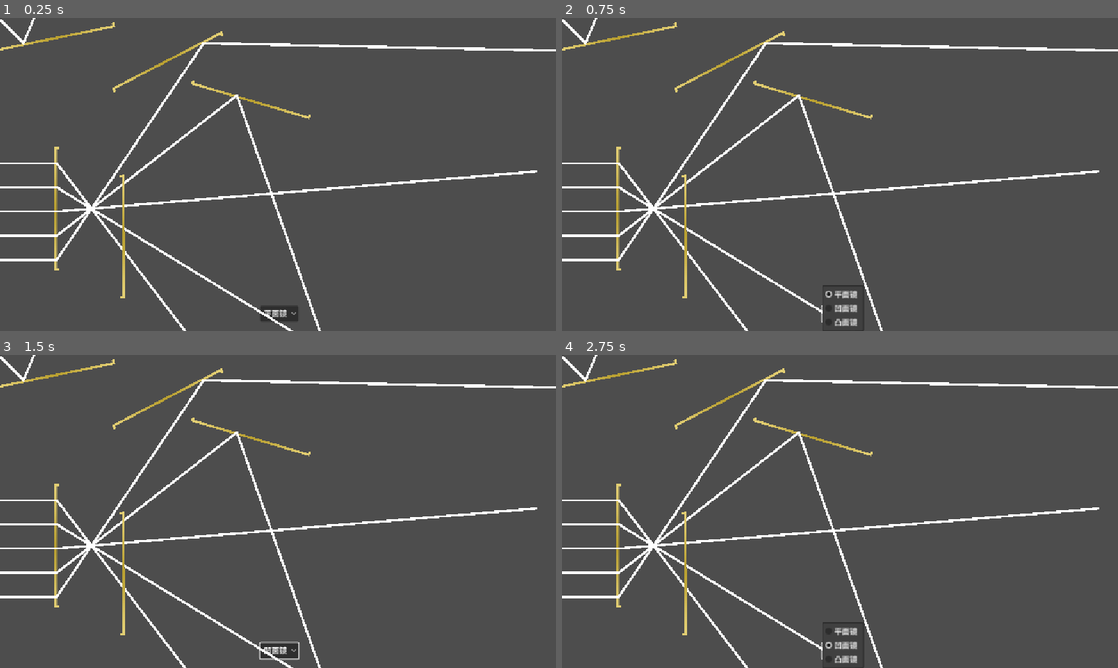
Above: before the commit, frames 1-4 (two rows, left to right).
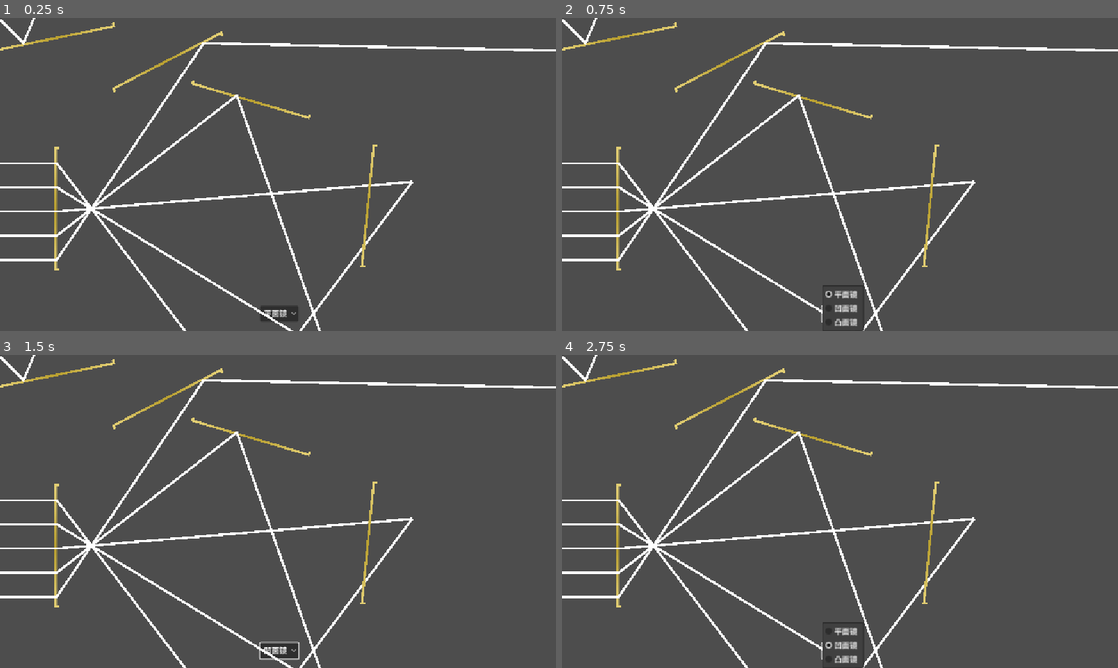
Above: after the commit, the same moments.

Repository: ChickenPige0n/re-flection
Game: Godot game, scene res://scenes/main_game.tscn
The game is run twice, just before and just after one commit, with the same random seed, the same clock (stepped at 60 frames per second) and the same inputs.
Inputs:
- Up to frame 1 (0.25 s): no input
- Up to frame 2 (0.75 s): click "平面镜" at 0.5 s
- Up to frame 3 (1.5 s): click "平面镜" at 1.25 s
- Up to frame 4 (2.75 s): click "凹面镜" at 2 s

The runs differ from the first frame. In frame 1, 0.8% of the frame differs, in the area x 21-97%, y 40-100%; in frame 2, 0.8%; in frame 3, 0.8%; in frame 4, 0.8%.

Commit message:
fix: ball mirror not working correctly

Diff:
--- a/scenes/main_game.tscn
+++ b/scenes/main_game.tscn
@@ -61,14 +61,14 @@
 starting_pos = Vector2(0, 350)
 
 [node name="Light4" type="Line2D" parent="."]
-points = PackedVector2Array(0, 400, 117, 400, 1113.54, 316.887)
+points = PackedVector2Array(0, 400, 117, 400, 853.33, 338.589, 253.31, 1138.57)
 width = 5.0
 script = ExtResource("1_72e8q")
 direction = Vector2(1, 0)
 starting_pos = Vector2(0, 400)
 
 [node name="Light2" type="Line2D" parent="."]
-points = PackedVector2Array(0, 300, 117, 300, 203.667, 413.253, 254.407, 137.853, 1161.45, 558.886)
+points = PackedVector2Array(0, 300, 117, 300, 724.724, 1094.15)
 width = 5.0
 script = ExtResource("1_72e8q")
 direction = Vector2(1, 0)
@@ -90,10 +90,9 @@
 
 [node name="Mirror4" type="Sprite2D" parent="."]
 texture_filter = 1
-position = Vector2(253, 452)
-rotation = -1.57452
+position = Vector2(764, 388)
+rotation = 14.2347
 texture = ExtResource("2_0rdsr")
 script = ExtResource("6_ygxny")
-radius = 40.0
-show_radius = null
-radius_color = null
+radius = -102.085
+radius_color = Color(0.658734, 0.367231, 0.597315, 1)
--- a/scripts/face_mirror.gd
+++ b/scripts/face_mirror.gd
@@ -4,105 +4,134 @@
 
 # 曲率半径：正值表示凸面镜，负值表示凹面镜
 @export var radius: float = 128.0:
-    set(value):
-        radius = value
-        queue_redraw()  # 当半径改变时重绘
+	set(value):
+		radius = value
+		queue_redraw()  # 当半径改变时重绘
 
 @export var show_radius: bool = true:
-    set(value):
-        show_radius = value
-        queue_redraw()  # 当显示设置改变时重绘
+	set(value):
+		show_radius = value
+		queue_redraw()  # 当显示设置改变时重绘
 
 # 添加颜色自定义选项
 @export var radius_color: Color = Color(0.2, 0.8, 1.0, 0.4)
 
 # 当工具激活或值改变时调用此函数来刷新显示
 func _process(_delta):
-    if Engine.is_editor_hint():
-        queue_redraw()
+	if Engine.is_editor_hint():
+		queue_redraw()
 
 # 绘制函数，用于可视化曲率半径
 func _draw():
-    if not Engine.is_editor_hint() or not show_radius:
-        return
+	if not Engine.is_editor_hint() or not show_radius:
+		return
 
-    # 圆心就是position，所以偏移为零向量
-    draw_arc(Vector2.ZERO, abs(radius), 0, 2 * PI, 64, radius_color)
+	# 圆心就是position，所以偏移为零向量
+	draw_arc(Vector2.ZERO, abs(radius), 0, PI if radius > 0 else -PI, 64, radius_color)
 
 # 覆写获取交点的方法，计算光线与曲面镜的交点
 func get_intersection(starting_pos: Vector2, direction: Vector2) -> Vector2:
-    var mirror_dir = get_direction_xy()
-    # 圆心就是position
-    var circle_center = position
+	var mirror_dir = get_direction_xy()
+	# 圆心就是position
+	var circle_center = position
 
-    # 计算光线与圆的交点
-    var ray_dir = direction.normalized()
-    var a = ray_dir.dot(ray_dir)  # 应该是1，因为是单位向量
-    var b = 2 * ray_dir.dot(starting_pos - circle_center)
-    var c = (starting_pos - circle_center).dot(starting_pos - circle_center) - abs(radius) * abs(radius)
+	# 计算光线与圆的交点
+	var ray_dir = direction.normalized()
+	var a = ray_dir.dot(ray_dir)  # 应该是1，因为是单位向量
+	var b = 2 * ray_dir.dot(starting_pos - circle_center)
+	var c = (starting_pos - circle_center).dot(starting_pos - circle_center) - abs(radius) * abs(radius)
 
-    # 计算判别式
-    var discriminant = b * b - 4 * a * c
-    if discriminant < 0:
-        return Vector2.ZERO
+	# 计算判别式
+	var discriminant = b * b - 4 * a * c
+	if discriminant < 0:
+		return Vector2.ZERO
 
-    # 计算可能的交点
-    var t1 = (-b - sqrt(discriminant)) / (2 * a)
-    var t2 = (-b + sqrt(discriminant)) / (2 * a)
+	# 计算可能的交点
+	var t1 = (-b - sqrt(discriminant)) / (2 * a)
+	var t2 = (-b + sqrt(discriminant)) / (2 * a)
 
-    # 选择有效且最近的交点
-    var t = INF
-    if t1 > 0.001:
-        t = t1
-    if t2 > 0.001 and t2 < t:
-        t = t2
+	# 选择有效的交点
+	var t = INF
+	var normal_dir = mirror_dir.rotated(PI/2)
 
-    if t == INF:
-        return Vector2.ZERO
+	# 检查第一个交点
+	if t1 > 0.001:
+		var point1 = starting_pos + t1 * ray_dir
+		var to_point1 = point1 - circle_center
+		var on_reflection_side1 = false
 
-    # 计算交点坐标
-    var intersection = starting_pos + t * ray_dir
+		if radius > 0:  # 凸面镜
+			on_reflection_side1 = to_point1.dot(normal_dir) > 0
+		else:  # 凹面镜
+			on_reflection_side1 = to_point1.dot(normal_dir) < 0
 
-    # 检查交点是否在镜面的有效范围内
-    # 计算交点在镜面坐标系中的位置
-    var local_pos = intersection - position
-    var along_mirror = local_pos.dot(mirror_dir)
+		if on_reflection_side1:
+			t = t1
 
-    # 检查交点是否在镜面长度范围内
-    if abs(along_mirror) <= length / 2:
-        # 曲面镜的反射面检查 - 只有半圆部分可以反射
-        var normal_dir = mirror_dir.rotated(PI/2)
-        var to_intersection = intersection - circle_center
+	# 检查第二个交点
+	if t2 > 0.001:
+		var point2 = starting_pos + t2 * ray_dir
+		var to_point2 = point2 - circle_center
+		var on_reflection_side2 = false
 
-        # 判断交点是否在反射面的半圆上
-        # 正半圆由镜面方向确定，如果交点与法线方向点积为正，表示在反射面一侧
-        var on_reflection_side = to_intersection.dot(normal_dir) > 0
+		if radius > 0:  # 凸面镜
+			on_reflection_side2 = to_point2.dot(normal_dir) > 0
+		else:  # 凹面镜
+			on_reflection_side2 = to_point2.dot(normal_dir) < 0
 
-        if on_reflection_side:
-            # 计算交点处的法线
-            var normal = to_intersection.normalized()
-            if radius < 0:
-                normal = -normal  # 凹面镜法线方向相反
+		# 如果第二个点在反射面上，且之前没找到有效点或第二个点更近
+		if on_reflection_side2 and (t == INF || (t2 < t)):
+			t = t2
 
-            # 判断光线是否从反射面方向入射
-            var incident_dot = -ray_dir.dot(normal)  # 入射光与法线夹角的余弦值
+	if t == INF:
+		return Vector2.ZERO
 
-            # 光线与反射面法线夹角小于90度(dot > 0)，说明光线从反射面方向射入
-            if incident_dot > 0:
-                return intersection
+	# 计算交点坐标
+	var intersection = starting_pos + t * ray_dir
 
-    return Vector2.ZERO
+	# 检查交点是否在镜面的有效范围内
+	# 计算交点在镜面坐标系中的位置
+	var local_pos = intersection - position
+	var along_mirror = local_pos.dot(mirror_dir)
+
+	# 检查交点是否在镜面长度范围内
+	if abs(along_mirror) <= length / 2:
+		# 曲面镜的反射面检查 - 只有半圆部分可以反射
+		var to_intersection = intersection - circle_center
+
+		# 判断交点是否在反射面的半圆上
+		# 凸面镜和凹面镜的判断条件不同
+		var on_reflection_side
+		if radius > 0:  # 凸面镜
+			on_reflection_side = to_intersection.dot(normal_dir) > 0
+		else:  # 凹面镜
+			on_reflection_side = to_intersection.dot(normal_dir) < 0
+
+		if on_reflection_side:
+			# 计算交点处的法线
+			var normal = to_intersection.normalized()
+			if radius < 0:
+				normal = -normal  # 凹面镜法线方向相反
+
+			# 判断光线是否从反射面方向入射
+			var incident_dot = -ray_dir.dot(normal)  # 入射光与法线夹角的余弦值
+
+			# 光线与反射面法线夹角小于90度(dot > 0)，说明光线从反射面方向射入
+			if incident_dot > 0:
+				return intersection
+
+	return Vector2.ZERO
 
 # 覆写计算反射方向的方法
 func calculate_light_direction(intersection: Vector2, light_direction: Vector2) -> Vector2:
-    # 圆心就是position
-    var circle_center = position
+	# 圆心就是position
+	var circle_center = position
 
-    # 计算交点处的法线方向
-    var normal = (intersection - circle_center).normalized()
-    # 凹面镜和凸面镜法线方向相反
-    if radius < 0:
-        normal = -normal
+	# 计算交点处的法线方向
+	var normal = (intersection - circle_center).normalized()
+	# 凹面镜和凸面镜法线方向相反
+	if radius < 0:
+		normal = -normal
 
-    # 计算反射方向
-    return light_direction.bounce(normal)
+	# 计算反射方向
+	return light_direction.bounce(normal)
